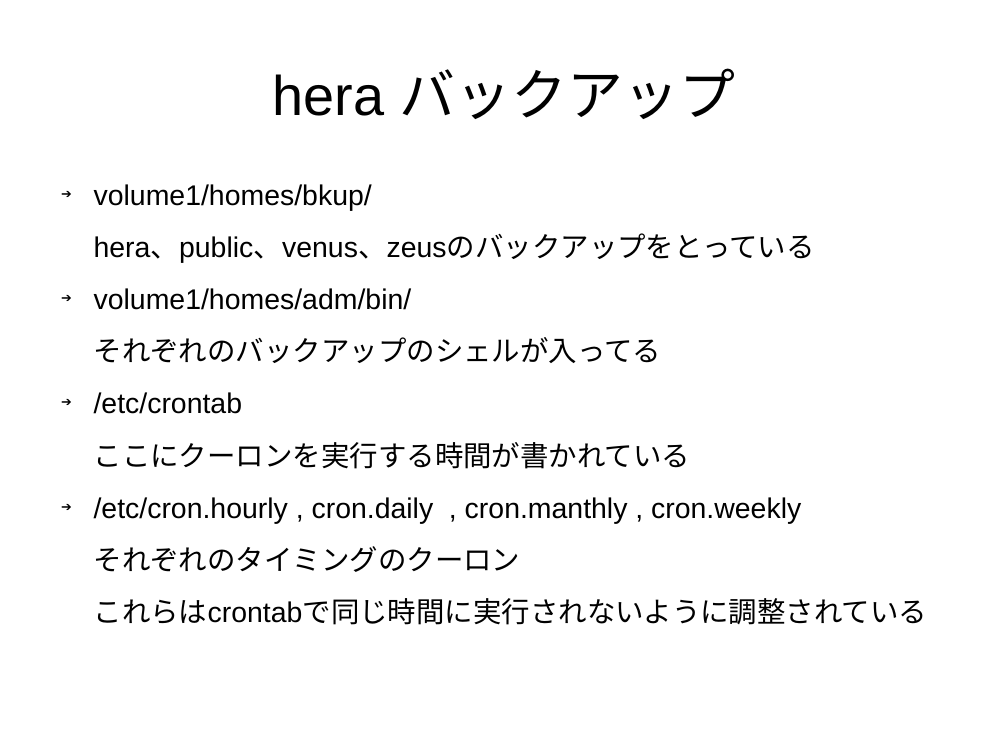
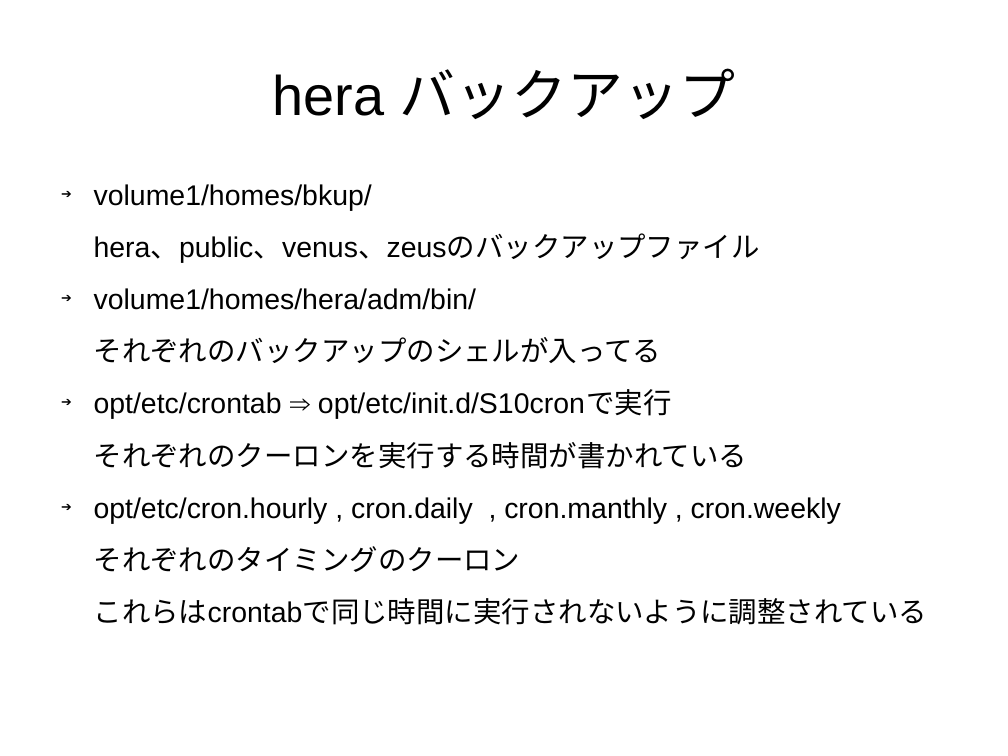
Before and after one commit to naoki709mm/BCL_presentation, a slide deck: slide 5 of okuya.odp. Drawn at 1008x756 pixels with LibreOffice and Linux fonts; fonts in the diff are those of the drawing. Boxes give left, top, right and bottom in pixels: in the first picture for what was removed or moved away, otherwise in the second. Text is boxed around its words. In the diff, an @@ line names an element or a change of style, - is before the commit and + after.

```diff
--- a/okuya.odp
+++ b/okuya.odp
@@ text at <box>94,235,760,310</box>: text changed @@
-hera、public、venus、zeusのバックアップをとっている
-➔ volume1/homes/adm/bin/
+hera、public、venus、zeusのバックアップファイル
+➔ volume1/homes/hera/adm/bin/
@@ text at <box>94,392,841,523</box>: text changed @@
-➔ /etc/crontab
-ここにクーロンを実行する時間が書かれている
-➔ /etc/cron.hourly , cron.daily , cron.manthly , cron.weekly
+➔ opt/etc/crontab ⇒ opt/etc/init.d/S10cronで実行
+それぞれのクーロンを実行する時間が書かれている
+➔ opt/etc/cron.hourly , cron.daily , cron.manthly , cron.weekly
```
Also in this commit, not shown: 3 other slides changed, 1 other file.
